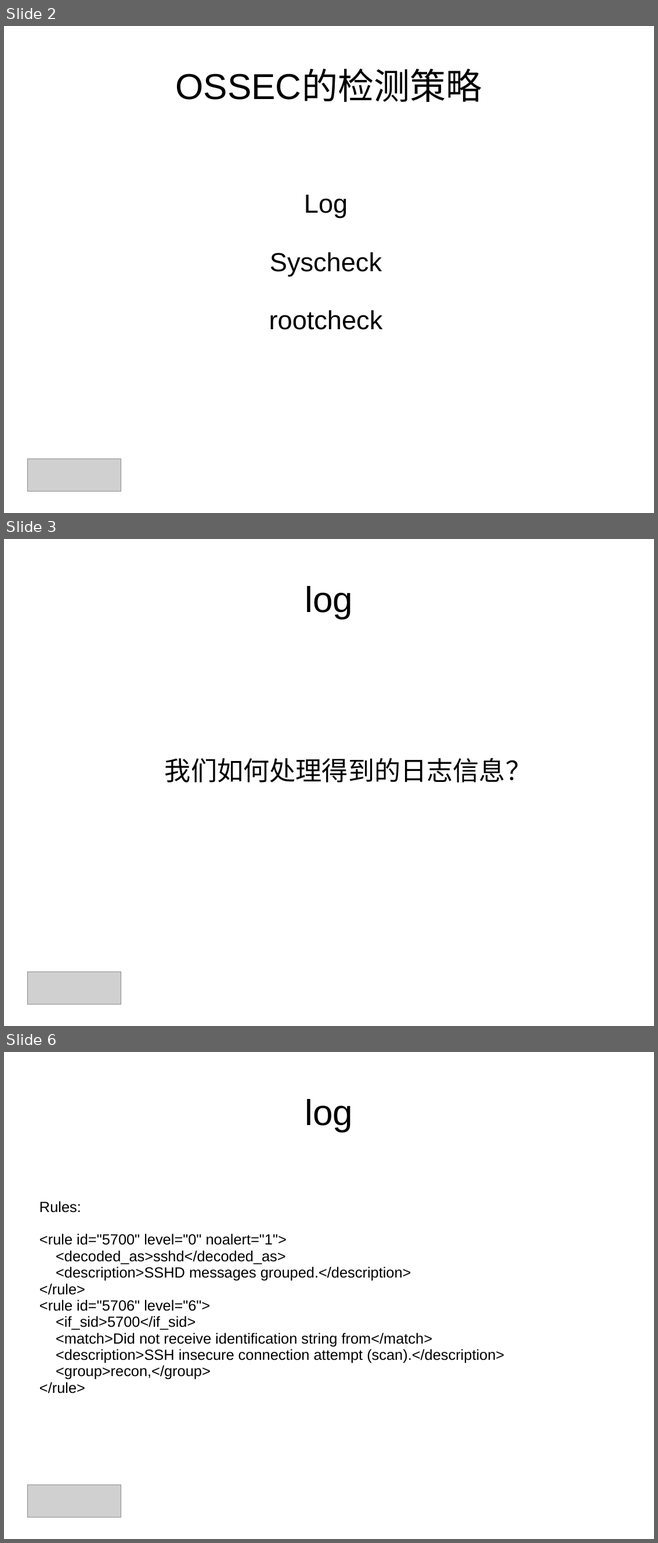
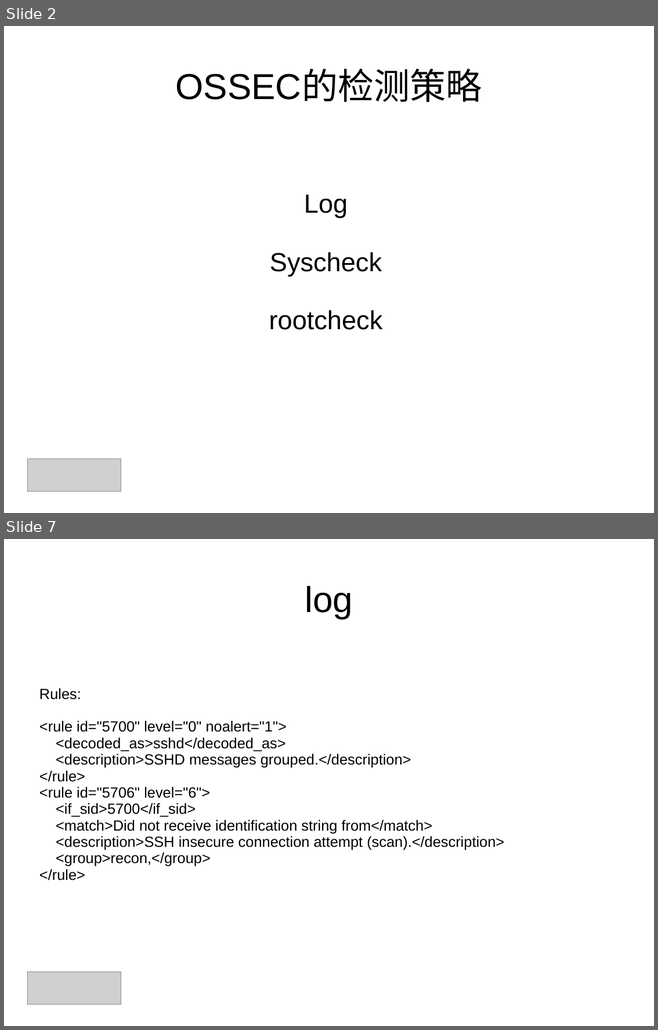
Before and after one commit to shjwudp/ossec, a slide deck: readme.ppt. Shown one above the other, each under a label of ours: slides 2, 3 and 6 before the commit, slides 2 and 7 after it; the slides between them are not shown. The pictures are 658x1543 and 658x1030 pixels, drawn with LibreOffice and Linux fonts; fonts in the diff are those of the drawing; grey boxes stand for pictures; background and template pictures are left out. Boxes give left, top, right and bottom in pixels: in the first picture for what was removed or moved away, otherwise in the second. Text is boxed around its words. In the diff, an @@ line names an element or a change of style, - is before the commit and + after.

```diff
--- a/readme.ppt
+++ b/readme.ppt
@@ slide 3 removed at (x1=4, y1=539, x2=654, y2=1026), background #FFFFFF @@
@@ title removed at (x1=304, y1=586, x2=353, y2=618) @@
-log
@@ subtitle removed at (x1=165, y1=758, x2=531, y2=783) @@
-我们如何处理得到的日志信息？
@@ picture removed at (x1=28, y1=972, x2=121, y2=1005) @@
@@ what was slide 6 is now slide 7 @@
```
Also in this commit, not shown: 2 slides changed, 11 slides added, 6 other slides removed, 2 other files.
